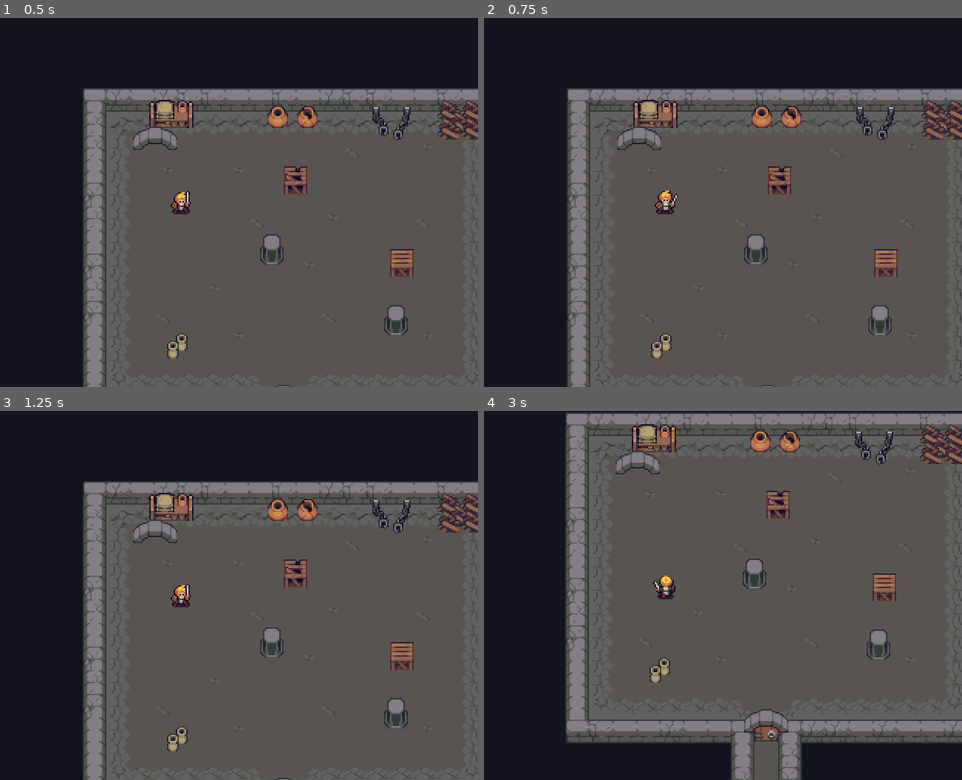
Above: before the commit, frames 1-4 (two rows, left to right).
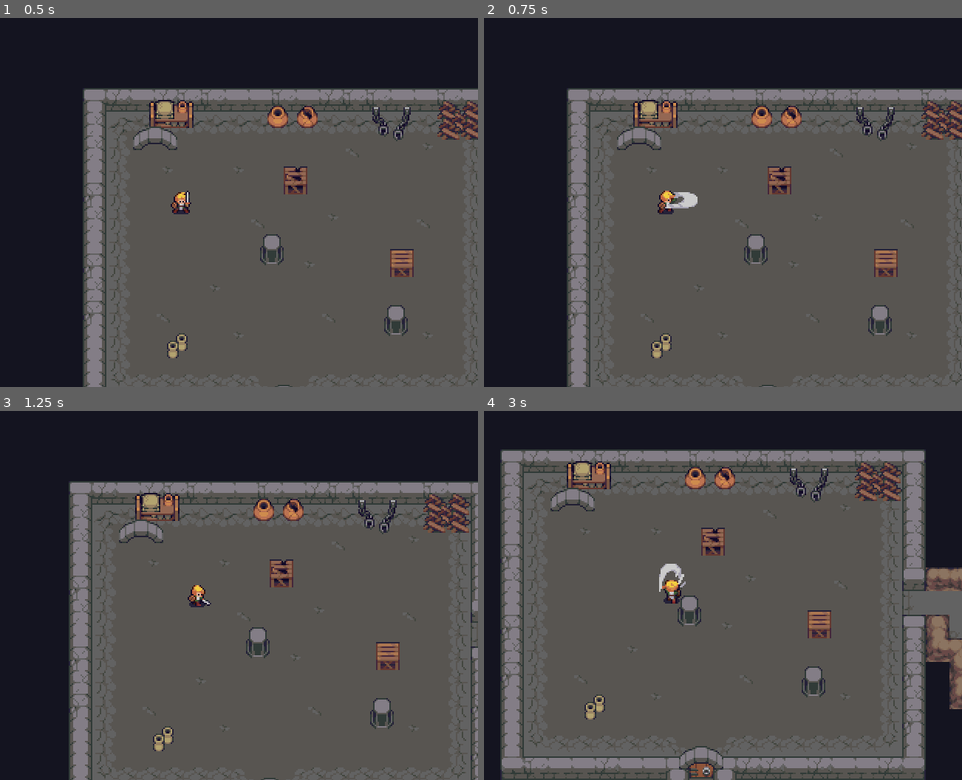
Above: after the commit, the same moments.

Repository: cl3m0ns/ProjectAlpha
Game: Godot game, scene res://Scenes/TestWorld.tscn
Two runs of this game, one before a commit and one after it. Both use one fixed random seed, a clock stepped at 60 frames per second and the inputs below.
Inputs:
- Up to frame 1 (0.5 s): no input
- Up to frame 2 (0.75 s): hold D (right) from 0.53 s (still down); hold Space (attack) from 0.53 s (still down)
- Up to frame 3 (1.25 s): keep holding D (right); keep holding Space (attack)
- Up to frame 4 (3 s): release D (right) at 1.28 s; release Space (attack) at 1.28 s; hold S (down) 1.28-2.03 s; tap Space (attack) at 1.35, 2.85 s; hold D (right) 2.03-2.78 s; hold Space (attack) 2.03-2.78 s; hold W (up) from 2.78 s (still down)

Frame 1 is identical in both runs. In frame 2, 0.3% of the frame differs, in the area x 35-45%, y 46-54%; in frame 3, 13%; in frame 4, 47%, in the area x 3-100%, y 0-100%.

Commit message:
attack state working!!

Diff:
--- a/Player/Player.tscn
+++ b/Player/Player.tscn
@@ -8,7 +8,54 @@
 height = 3.82677
 
 [sub_resource type="Animation" id=2]
-resource_name = "Idle"
+resource_name = "Attack"
+length = 0.4
+tracks/0/type = "value"
+tracks/0/path = NodePath("Sprite:frame")
+tracks/0/interp = 1
+tracks/0/loop_wrap = true
+tracks/0/imported = false
+tracks/0/enabled = true
+tracks/0/keys = {
+"times": PoolRealArray( 0, 0.1, 0.2, 0.3 ),
+"transitions": PoolRealArray( 1, 1, 1, 1 ),
+"update": 1,
+"values": [ 24, 25, 26, 27 ]
+}
+
+[sub_resource type="Animation" id=8]
+resource_name = "Attack Down"
+length = 0.4
+tracks/0/type = "value"
+tracks/0/path = NodePath("Sprite:frame")
+tracks/0/interp = 1
+tracks/0/loop_wrap = true
+tracks/0/imported = false
+tracks/0/enabled = true
+tracks/0/keys = {
+"times": PoolRealArray( 0, 0.1, 0.2, 0.3 ),
+"transitions": PoolRealArray( 1, 1, 1, 1 ),
+"update": 1,
+"values": [ 20, 21, 22, 23 ]
+}
+
+[sub_resource type="Animation" id=7]
+resource_name = "Attack Up"
+length = 0.4
+tracks/0/type = "value"
+tracks/0/path = NodePath("Sprite:frame")
+tracks/0/interp = 1
+tracks/0/loop_wrap = true
+tracks/0/imported = false
+tracks/0/enabled = true
+tracks/0/keys = {
+"times": PoolRealArray( 0, 0.1, 0.2, 0.3 ),
+"transitions": PoolRealArray( 1, 1, 1, 1 ),
+"update": 1,
+"values": [ 28, 29, 30, 31 ]
+}
+
+[sub_resource type="Animation" id=3]
 length = 0.7
 loop = true
 tracks/0/type = "value"
@@ -24,8 +71,7 @@
 "values": [ 0, 1, 2, 1 ]
 }
 
-[sub_resource type="Animation" id=3]
-resource_name = "Walk"
+[sub_resource type="Animation" id=4]
 length = 0.4
 tracks/0/type = "value"
 tracks/0/path = NodePath("Sprite:frame")
@@ -40,8 +86,7 @@
 "values": [ 12, 13, 14, 15 ]
 }
 
-[sub_resource type="Animation" id=4]
-resource_name = "Walk Down"
+[sub_resource type="Animation" id=5]
 length = 0.4
 tracks/0/type = "value"
 tracks/0/path = NodePath("Sprite:frame")
@@ -56,8 +101,7 @@
 "values": [ 8, 9, 10, 11 ]
 }
 
-[sub_resource type="Animation" id=5]
-resource_name = "Walk Up"
+[sub_resource type="Animation" id=6]
 length = 0.4
 tracks/0/type = "value"
 tracks/0/path = NodePath("Sprite:frame")
@@ -79,12 +123,13 @@
 texture = ExtResource( 2 )
 vframes = 11
 hframes = 4
-frame = 2
+frame = 27
 __meta__ = {
 "_edit_lock_": true
 }
 
 [node name="CollisionShape2D" type="CollisionShape2D" parent="."]
+visible = false
 position = Vector2( 0, 1.5 )
 shape = SubResource( 1 )
 __meta__ = {
@@ -92,7 +137,10 @@
 }
 
 [node name="AnimationPlayer" type="AnimationPlayer" parent="."]
-anims/Idle = SubResource( 2 )
-anims/Walk = SubResource( 3 )
-"anims/Walk Down" = SubResource( 4 )
-"anims/Walk Up" = SubResource( 5 )
+anims/Attack = SubResource( 2 )
+"anims/Attack Down" = SubResource( 8 )
+"anims/Attack Up" = SubResource( 7 )
+anims/Idle = SubResource( 3 )
+anims/Walk = SubResource( 4 )
+"anims/Walk Down" = SubResource( 5 )
+"anims/Walk Up" = SubResource( 6 )
--- a/Scripts/Player.gd
+++ b/Scripts/Player.gd
@@ -7,22 +7,14 @@
 var lastVelocity = Vector2(0,0)
 var lastAnimation = "Idle"
 
-const facing = {
-	left = "left",
-	right = "right",
-	up = "up",
-	down = "down"
-}
+enum facings { up, down, left, right }
+enum states { idle, walk, attack }
 
-const states = {
-	idle="Idle",
-	walk="Walk",
-	attack="Attack"
-}
 
-var STATE = "";
-var PREV_STATE = "";
-var NEXT_STATE = states.idle;
+var FACING = facings.right
+var STATE
+var PREV_STATE
+var NEXT_STATE = states.idle
 
 # Called when the node enters the scene tree for the first time.
 func _ready():
@@ -31,31 +23,84 @@
 # Called every frame. 'delta' is the elapsed time since the previous frame.
 func _physics_process(delta):
 	STATE = NEXT_STATE
-	get_inputs()
-
 	if STATE == states.idle:
 		idle_state()
+		get_inputs()
 	elif STATE == states.walk:
 		walk_state()
+		get_inputs()
 	elif STATE == states.attack:
 		attack_state()
 
-func idle_state():
-	$AnimationPlayer.play("Idle");
-	set_last_animation_and_velocity()
-
-func walk_state():
-	get_movement()
-	update_sprite()
-	move_and_slide(velocity)
-
-func attack_state():
-	set_last_animation_and_velocity()
-	pass
 
 func set_last_animation_and_velocity():
 	lastAnimation = $AnimationPlayer.get_current_animation()
 	lastVelocity = velocity;
+
+
+func get_inputs():
+	var right = Input.is_action_pressed("right")
+	var left = Input.is_action_pressed("left")
+	var up = Input.is_action_pressed("up")
+	var down = Input.is_action_pressed("down")
+	var attack = Input.is_action_just_pressed("attack")
+
+	if attack:
+		NEXT_STATE = states.attack
+	elif right || left || up || down:
+		NEXT_STATE = states.walk
+	else:
+		NEXT_STATE = states.idle
+
+	PREV_STATE = STATE
+
+
+#########################################################
+###  ATTACK STATE #######################################
+#########################################################
+func attack_state():
+	set_last_animation_and_velocity()
+	update_attack_sprite()
+	PREV_STATE = STATE
+	pass
+
+func update_attack_sprite():
+	#make sure we we're already attack
+	if PREV_STATE != states.attack:
+		if FACING == facings.right:
+			$AnimationPlayer.play("Attack")
+			$Sprite.flip_h = false
+		elif FACING == facings.left:
+			$AnimationPlayer.play("Attack")
+			$Sprite.flip_h = true
+		elif FACING == facings.up:
+			$AnimationPlayer.play("Attack Up")
+		elif FACING == facings.down:
+			$AnimationPlayer.play("Attack Down")
+	elif !$AnimationPlayer.is_playing():
+		#figure out next state if attack ends
+		get_inputs()
+#########################################################
+
+
+
+#########################################################
+###### IDLE STATE #######################################
+#########################################################
+func idle_state():
+	$AnimationPlayer.play("Idle");
+	set_last_animation_and_velocity()
+#########################################################
+
+
+
+#########################################################
+###### WALK STATE #######################################
+#########################################################
+func walk_state():
+	get_movement()
+	update_walk_sprite()
+	move_and_slide(velocity)
 
 func get_movement():
 	var tempVelocity = Vector2()
@@ -69,23 +114,7 @@
 		tempVelocity.y -= 1
 	velocity = tempVelocity.normalized() * speed
 
-func get_inputs():
-	var right = Input.is_action_pressed("right")
-	var left = Input.is_action_pressed("left")
-	var up = Input.is_action_pressed("up")
-	var down = Input.is_action_pressed("down")
-	var attack = Input.is_action_pressed("attack")
-
-	if attack:
-		NEXT_STATE = states.attack
-	elif right || left || up || down:
-		NEXT_STATE = states.walk
-	else:
-		NEXT_STATE = states.idle
-
-	PREV_STATE = STATE
-
-func update_sprite():
+func update_walk_sprite():
 	var movingHorizontal = false
 	var movingVertical = false
 	if lastVelocity.x != 0:movingHorizontal = true
@@ -94,13 +123,17 @@
 	if velocity.x < 0 && !movingVertical:
 		$Sprite.flip_h = true
 		$AnimationPlayer.play("Walk")
+		FACING = facings.left
 	elif velocity.x > 0 && !movingVertical:
 		$Sprite.flip_h = false
 		$AnimationPlayer.play("Walk")
+		FACING = facings.right
 	elif velocity.y > 0 && !movingHorizontal:
 		$AnimationPlayer.play("Walk Down")
+		FACING = facings.down
 	elif velocity.y < 0 && !movingHorizontal:
 		$AnimationPlayer.play("Walk Up")
+		FACING = facings.up
 	elif velocity.y == 0 && velocity.x == 0:
 		NEXT_STATE = states.idle
 		PREV_STATE = STATE
@@ -108,3 +141,4 @@
 		$AnimationPlayer.play(lastAnimation)
 
 	set_last_animation_and_velocity()
+###########################################################
Not shown: 1 places in Player/Player.tscn that only renumber resources
